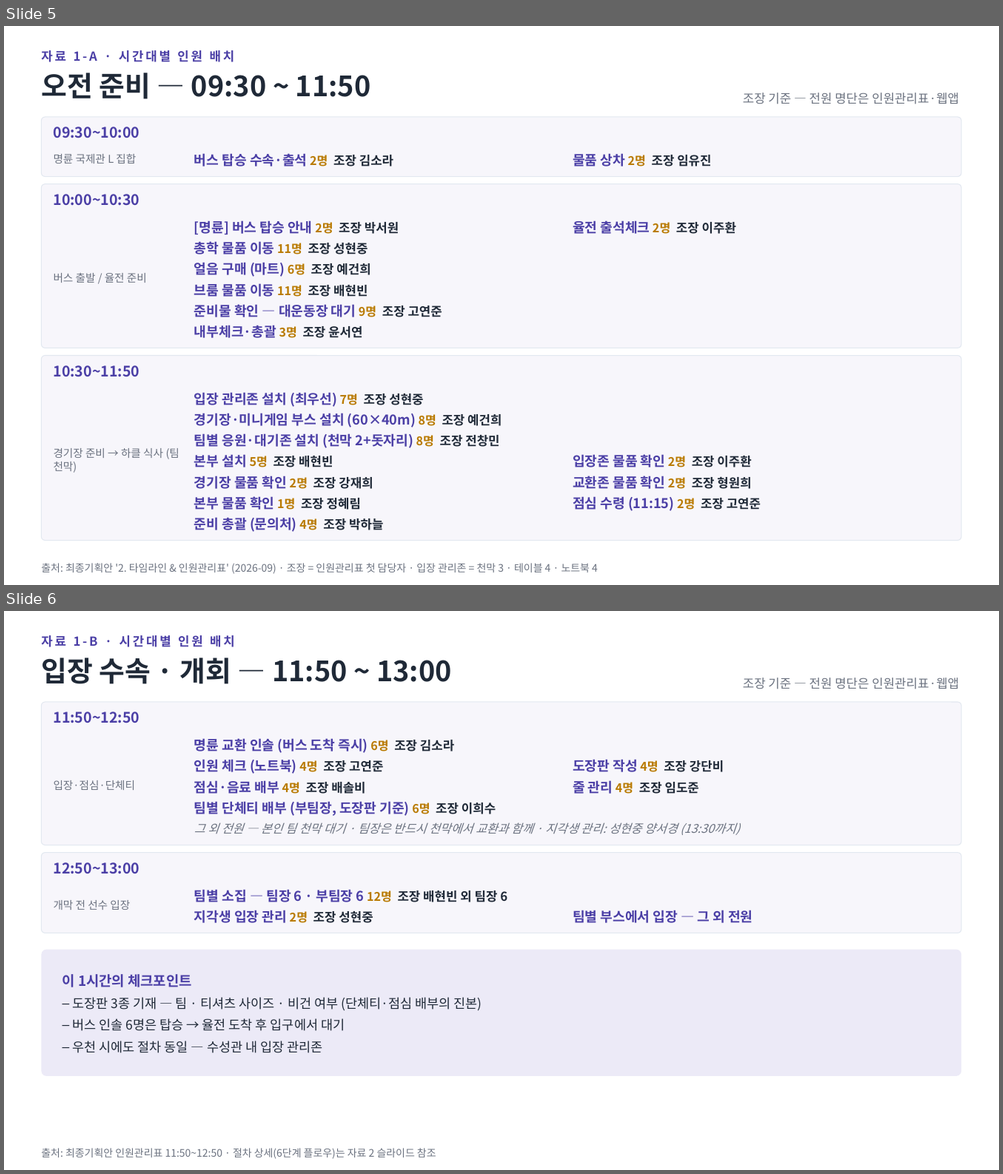
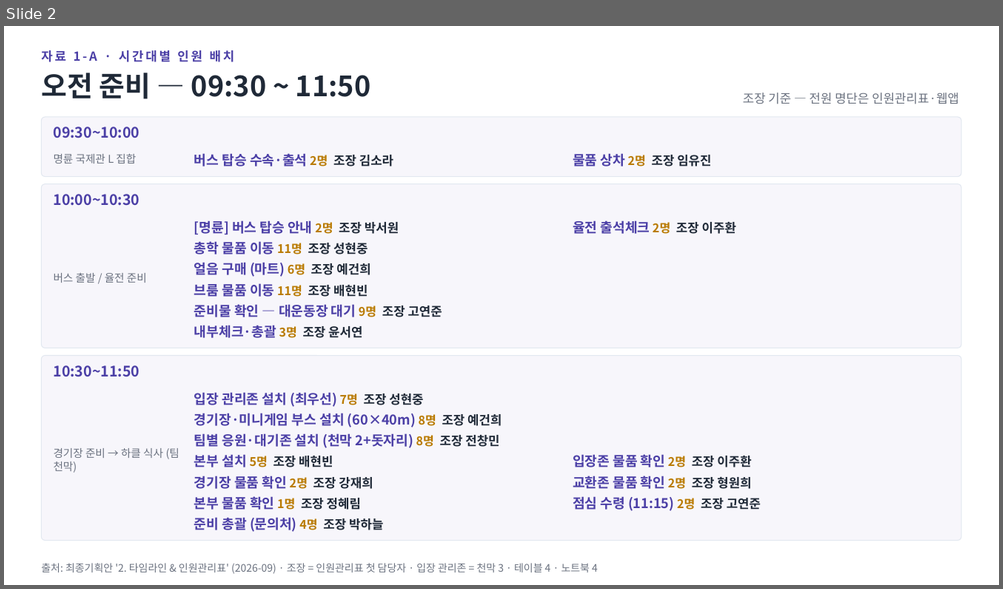
Before and after one commit to F10W3R-13/sportsday-hub, a slide deck: 26-2 Sports Day/최종 브리핑 덱 (발표자용).pptx. Shown one above the other, each under a label of ours: slides 5 and 6 before the commit, slide 2 after it. The pictures are 1003x1174 and 1003x589 pixels, drawn with LibreOffice and Linux fonts; fonts in the diff are those of the drawing. Boxes give left, top, right and bottom in pixels: in the first picture for what was removed or moved away, otherwise in the second. Text is boxed around its words. In the diff, an @@ line names an element or a change of style, - is before the commit and + after.

Commit message:
docs: 26-2 최종 콘텐츠 확정 — 기획지침 마스터·브리핑 덱 최종본, 검증 절차·진행용 브리핑·시각자료 계획 문서 신규, 행사일 9/20 마이그레이션(0021)

```diff
--- a/26-2 Sports Day/최종 브리핑 덱 (발표자용).pptx
+++ b/26-2 Sports Day/최종 브리핑 덱 (발표자용).pptx
@@ slide 6 removed at box(4, 611, 999, 1170), background #FFFFFF @@
@@ text removed at box(41, 635, 235, 647) @@
-자료 1-B · 시간대별 인원 배치
@@ text removed at box(41, 658, 452, 684) @@
-입장 수속 · 개회 — 11:50 ~ 13:00
@@ text removed at box(743, 678, 959, 689) @@
-조장 기준 — 전원 명단은 인원관리표·웹앱
@@ rounded rectangle removed at box(41, 702, 962, 846) @@
@@ text removed at box(53, 712, 139, 723) @@
-11:50~12:50
@@ text removed at box(194, 738, 454, 753) @@
-명륜 교환 인솔 (버스 도착 즉시) 6명 조장 김소라
@@ text removed at box(194, 759, 383, 774) @@
-인원 체크 (노트북) 4명 조장 고연준
@@ text removed at box(572, 759, 723, 772) @@
-도장판 작성 4명 조장 강단비
@@ text removed at box(54, 780, 136, 790) @@
-입장·점심·단체티
@@ text removed at box(194, 780, 365, 794) @@
-점심·음료 배부 4명 조장 배솔비
@@ text removed at box(572, 780, 699, 794) @@
-줄 관리 4명 조장 임도준
@@ text removed at box(194, 801, 495, 816) @@
-팀별 단체티 배부 (부팀장, 도장판 기준) 6명 조장 이희수
@@ text removed at box(194, 823, 740, 835) @@
-그 외 전원 — 본인 팀 천막 대기 · 팀장은 반드시 천막에서 교환과 함께 · 지각생 관리: 성현중 양서경 (13:30까지)
@@ rounded rectangle removed at box(41, 853, 962, 934) @@
@@ text removed at box(53, 863, 139, 874) @@
-12:50~13:00
@@ text removed at box(194, 889, 507, 903) @@
-팀별 소집 — 팀장 6 · 부팀장 6 12명 조장 배현빈 외 팀장 6
@@ text removed at box(54, 900, 130, 910) @@
-개막 전 선수 입장
@@ text removed at box(194, 910, 373, 923) @@
-지각생 입장 관리 2명 조장 성현중
@@ text removed at box(572, 910, 752, 923) @@
-팀별 부스에서 입장 — 그 외 전원
@@ rounded rectangle removed at box(41, 950, 962, 1076) @@
@@ text removed at box(62, 974, 482, 1054) @@
-이 1시간의 체크포인트
-– 도장판 3종 기재 — 팀 · 티셔츠 사이즈 · 비건 여부 (단체티·점심 배부의 진본)
-– 버스 인솔 6명은 탑승 → 율전 도착 후 입구에서 대기
-– 우천 시에도 절차 동일 — 수성관 내 입장 관리존
@@ text removed at box(41, 1148, 436, 1159) @@
-출처: 최종기획안 인원관리표 11:50~12:50 · 절차 상세(6단계 플로우)는 자료 2 슬라이드 참조
@@ what was slide 5 is now slide 2 @@
```
Also in this commit, not shown: 1 slide changed, 1 slide added, 6 other slides removed, 8 other files.
